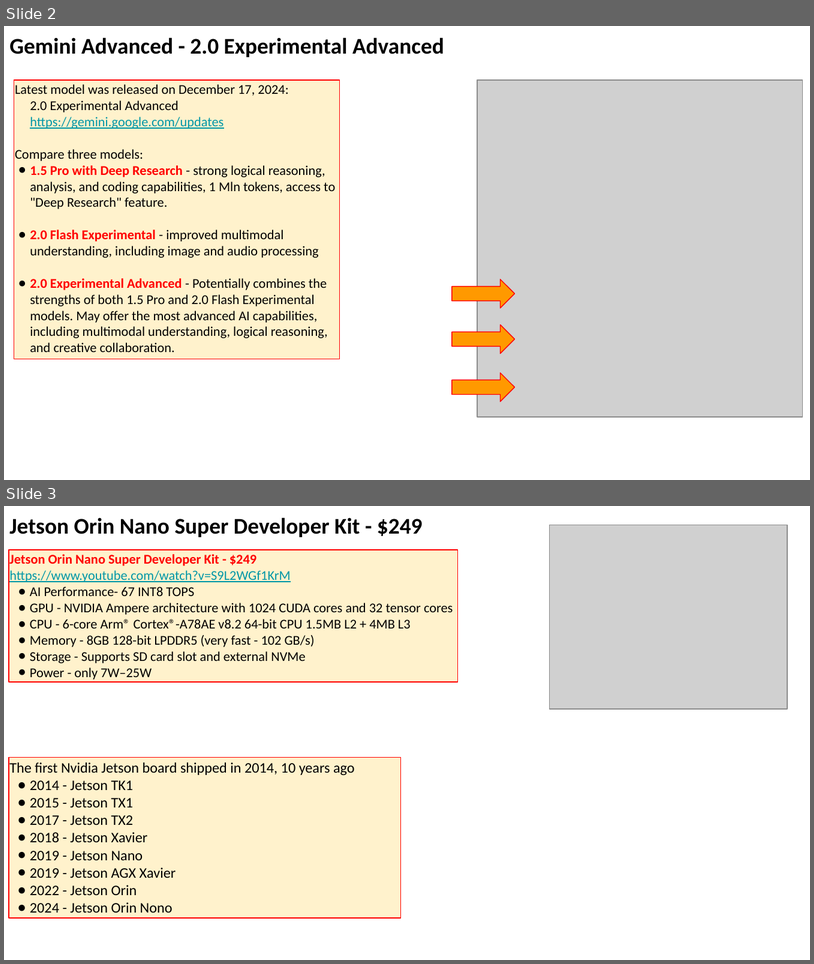
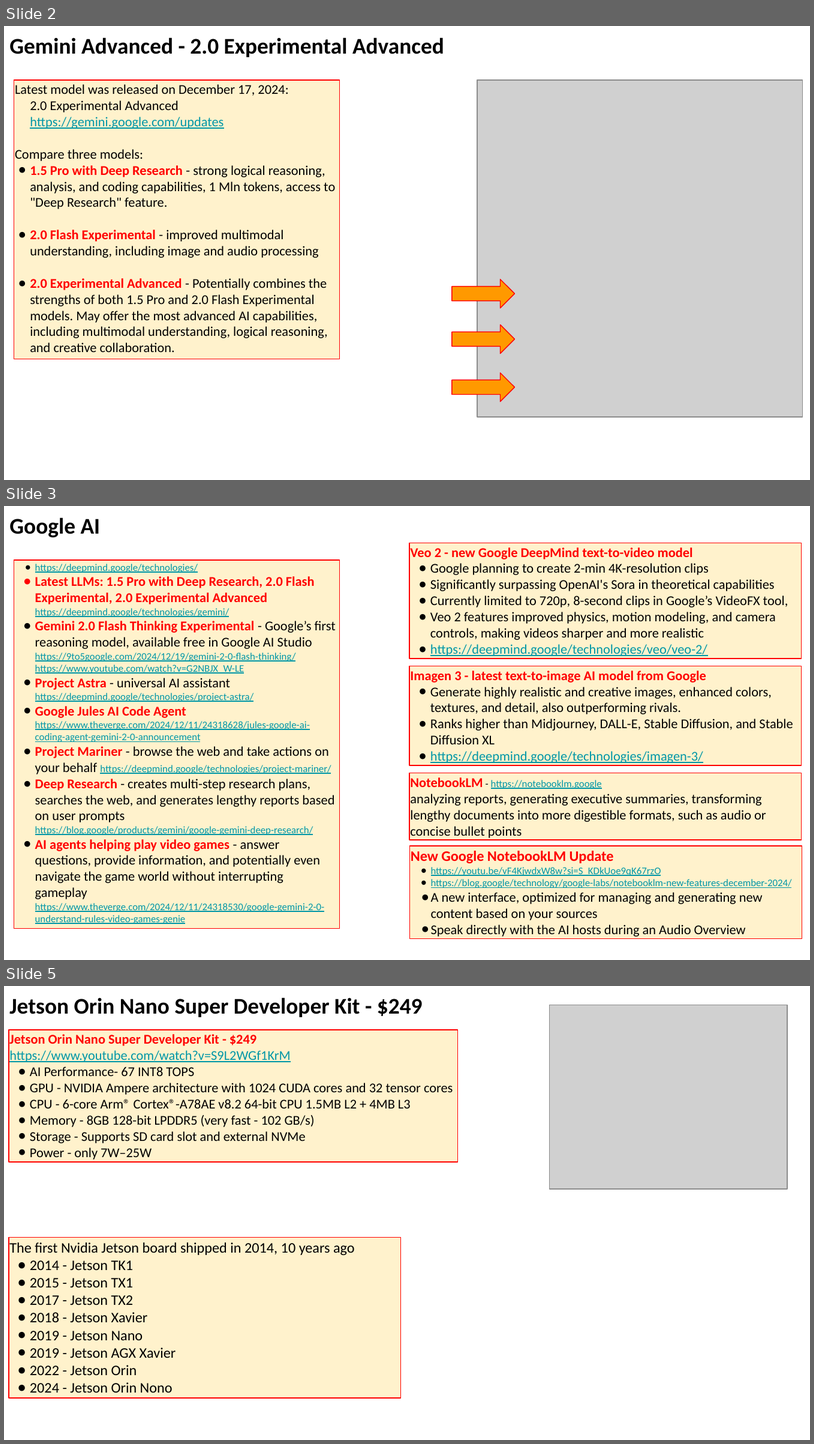
Before and after one commit to lselector/seminar, a slide deck: 2024/2024-12-20-AI-Updates.pptx. Shown one above the other, each under a label of ours: slides 2 and 3 before the commit, slides 2, 3 and 5 after it; the slides between them are not shown. The pictures are 814x964 and 814x1444 pixels, drawn with LibreOffice and Linux fonts; fonts in the diff are those of the drawing; grey boxes stand for pictures. Boxes give left, top, right and bottom in pixels: in the first picture for what was removed or moved away, otherwise in the second. Text is boxed around its words. In the diff, an @@ line names an element or a change of style, - is before the commit and + after.

```diff
--- a/2024/2024-12-20-AI-Updates.pptx
+++ b/2024/2024-12-20-AI-Updates.pptx
@@ slide 3 added at (4,506,810,960), background #FFFFFF @@
@@ text added at (9,517,101,538), 20 pt, text #000000, bold @@
+Google AI
@@ rectangle added at (410,543,801,658), fill #FFF2CC, outline #FF0000 0.75 pt, 12 pt, text #000000 @@
+Veo 2 - new Google DeepMind text-to-video model
+● Google planning to create 2-min 4K-resolution clips
+● Significantly surpassing OpenAI's Sora in theoretical capabilities
+● Currently limited to 720p, 8-second clips in Google’s VideoFX tool,
+● Veo 2 features improved physics, motion modeling, and camera controls, making videos sharper and more realistic
+● https://deepmind.google/technologies/veo/veo-2/
@@ rectangle added at (14,560,340,928), fill #FFF2CC, outline #FF0000 0.75 pt, 9 pt, text #0097A7, underline @@
+● https://deepmind.google/technologies/
+● Latest LLMs: 1.5 Pro with Deep Research, 2.0 Flash Experimental, 2.0 Experimental Advanced
+  https://deepmind.google/technologies/gemini/
+● Gemini 2.0 Flash Thinking Experimental - Google’s first reasoning model, available free in Google AI Studio
+  https://9to5google.com/2024/12/19/gemini-2-0-flash-thinking/
+  https://www.youtube.com/watch?v=G2NBJX_W-LE
+● Project Astra - universal AI assistant https://deepmind.google/technologies/project-astra/
+● Google Jules AI Code Agent
+  https://www.theverge.com/2024/12/11/24318628/jules-google-ai-coding-agent-gemini-2-0-announcement
+● Project Mariner - browse the web and take actions on your behalf https://deepmind.google/technologies/project-mariner/
+● Deep Research - creates multi-step research plans, searches the web, and generates lengthy reports based on user prompts
+  https://blog.google/products/gemini/google-gemini-deep-research/
+● AI agents helping play video games - answer questions, provide information, and potentially even navigate the game world without interrupting gameplay
+  https://www.theverge.com/2024/12/11/24318530/google-gemini-2-0-understand-rules-video-games-genie
@@ rectangle added at (410,666,801,765), fill #FFF2CC, outline #FF0000 0.75 pt, 12 pt, text #000000 @@
+Imagen 3 - latest text-to-image AI model from Google
+● Generate highly realistic and creative images, enhanced colors, textures, and detail, also outperforming rivals.
+● Ranks higher than Midjourney, DALL-E, Stable Diffusion, and Stable Diffusion XL
+● https://deepmind.google/technologies/imagen-3/
@@ rectangle added at (410,773,801,840), fill #FFF2CC, outline #FF0000 0.75 pt, 12 pt, text #000000 @@
+NotebookLM - https://notebooklm.google
+analyzing reports, generating executive summaries, transforming lengthy documents into more digestible formats, such as audio or concise bullet points
@@ rectangle added at (410,846,801,938), fill #FFF2CC, outline #FF0000 0.75 pt, 9 pt, text #0097A7 @@
+New Google NotebookLM Update
+● https://youtu.be/vF4KjwdxW8w?si=S_KDkUoe9qK67rzO
+● https://blog.google/technology/google-labs/notebooklm-new-features-december-2024/
+● A new interface, optimized for managing and generating new content based on your sources
+● Speak directly with the AI hosts during an Audio Overview
@@ what was slide 3 is now slide 5 @@
```
Also in this commit, not shown: 10 slides changed, 3 other slides added.
